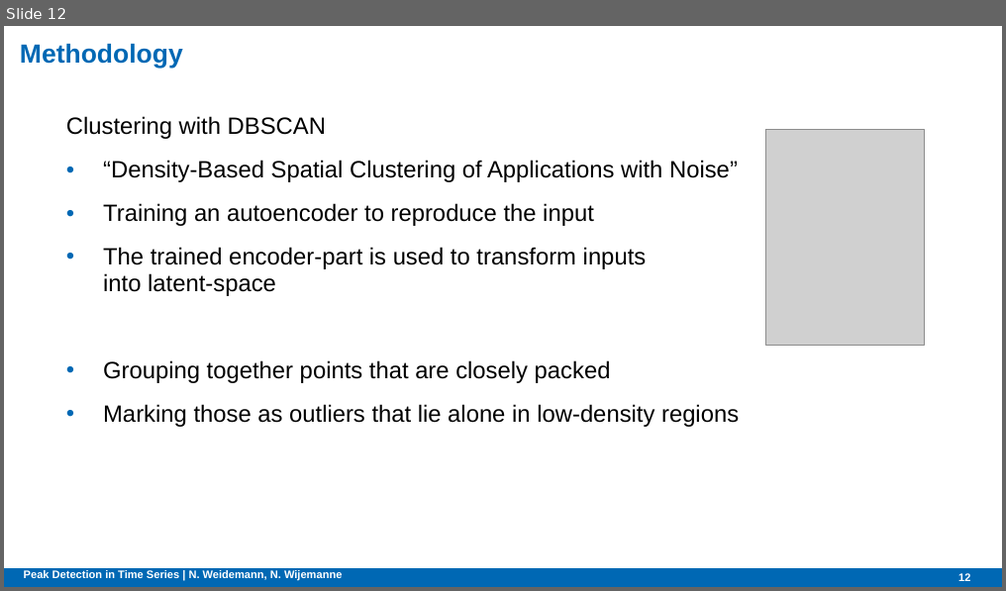
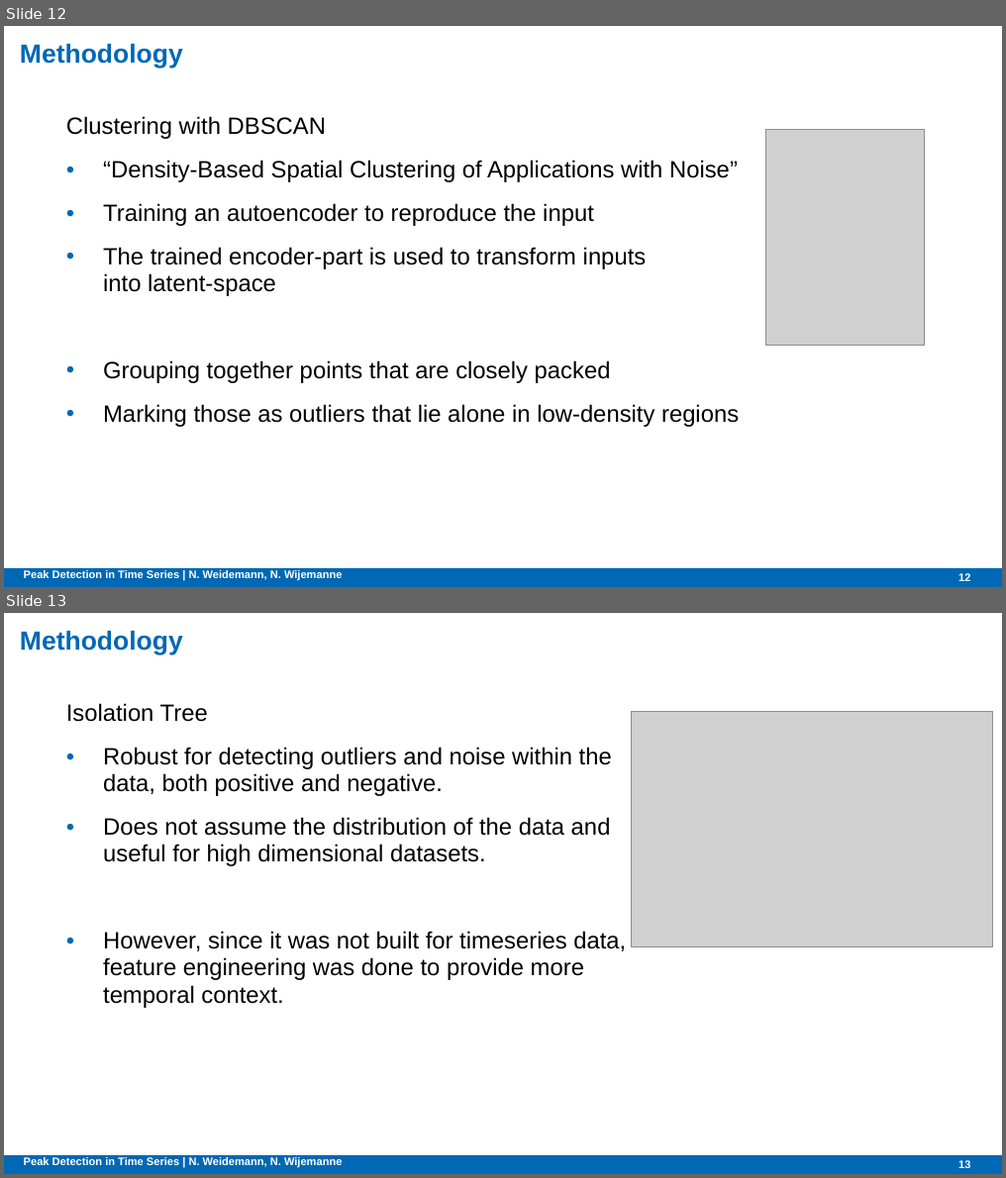
Before and after one commit to NatDharindri/AMSGroup2, a slide deck: Final presentation.pptx. Shown one above the other, each under a label of ours: slide 12 before the commit, slides 12 and 13 after it. The pictures are 1006x591 and 1006x1178 pixels, drawn with LibreOffice and Linux fonts; fonts in the diff are those of the drawing; grey boxes stand for pictures; background and template pictures are left out. Boxes give left, top, right and bottom in pixels: in the first picture for what was removed or moved away, otherwise in the second. Text is boxed around its words. In the diff, an @@ line names an element or a change of style, - is before the commit and + after.

Commit message:
Edits with Autoencoder and Isolation Tree

```diff
--- a/Final presentation.pptx
+++ b/Final presentation.pptx
@@ slide 13 added at (4, 613, 1002, 1174), background #FFFFFF; not listed: 1 template element that a slide beside it also shows @@
@@ title added at (20, 630, 183, 655), 18.9 pt, text #0068B4, bold @@
+Methodology
@@ text added at (66, 703, 626, 1008), 17 pt, text #000000 @@
+Isolation Tree
+• Robust for detecting outliers and noise within the data, both positive and negative.
+• Does not assume the distribution of the data and useful for high dimensional datasets.
+• However, since it was not built for timeseries data, feature engineering was done to provide more temporal context.
@@ picture added at (631, 711, 993, 947) @@
@@ text added at (24, 1157, 342, 1167), 7.9 pt, text #FFFFFF, bold @@
+Peak Detection in Time Series | N. Weidemann, N. Wijemanne
@@ page number added at (958, 1160, 970, 1168), 7.9 pt, text #FFFFFF, bold @@
+13
```
Also in this commit, not shown: 1 slide changed, 5 other slides added.
